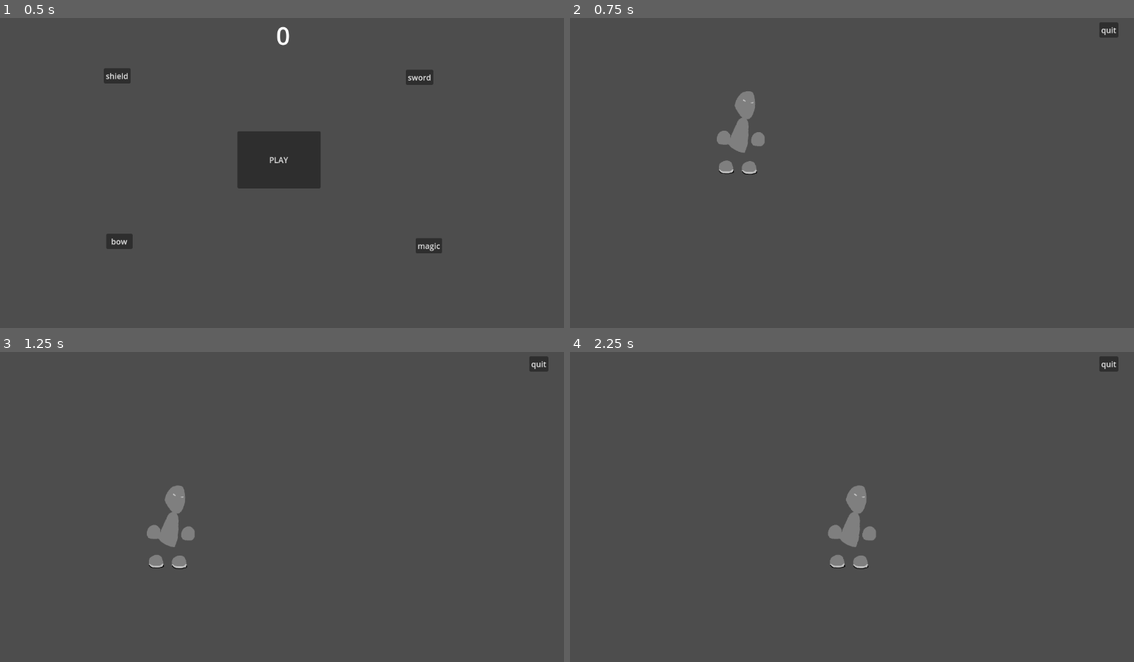
Above: before the commit, frames 1-4 (two rows, left to right).
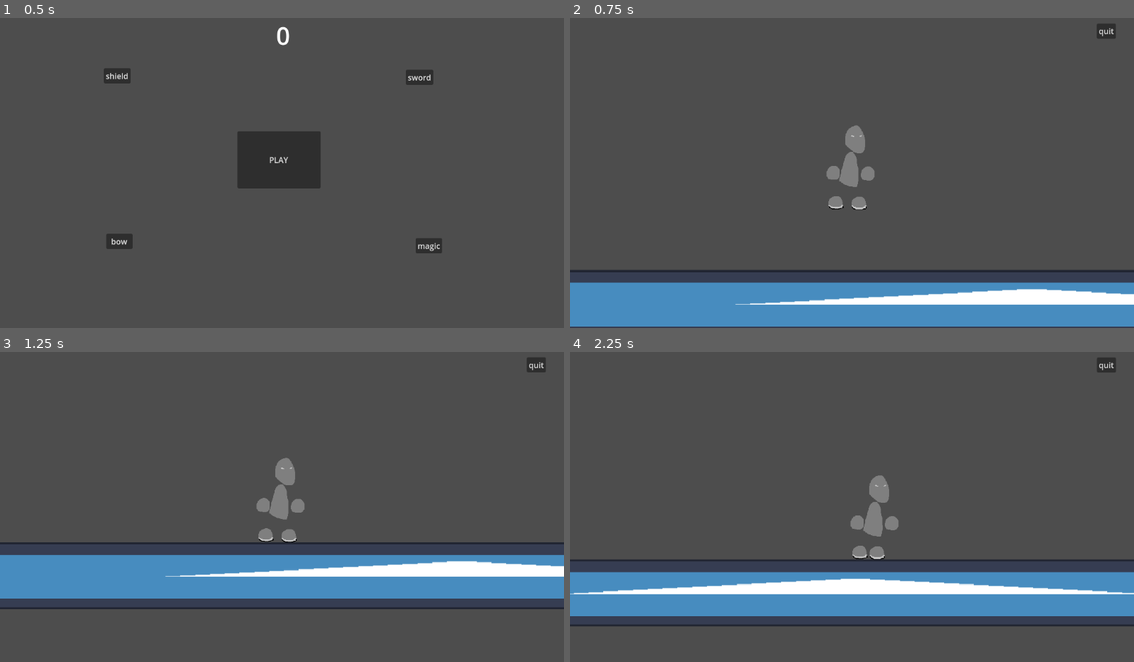
Above: after the commit, the same moments.

Repository: MORF11/gd_sns
Game: Godot game, scene res://main.tscn
Same seed, same stepped clock (60 frames per second), same inputs: the game is played once before the commit and once after it. The engine's default icon, where the game draws it, is replaced by a stand-in: a white triangle on a blue panel in a dark square.
Inputs (mouse positions are in pixels of both pictures, inside the frame that each line leads up to):
- Up to frame 1 (0.5 s): no input
- Up to frame 2 (0.75 s): click "PLAY" at 0.5 s
- Up to frame 3 (1.25 s): no input
- Up to frame 4 (2.25 s): tap Enter at 1.25 s; move the mouse to (976, 488) at 1.27 s; press the mouse at (976, 488) at 1.28 s; hold D (right) 1.28-2 s; tap Up (ui_up) at 1.52 s; tap Middle mouse button (ult) at 1.55 s; release the mouse at (976, 488) at 2 s; drag from (739, 519) to (823, 565) at 2.02 s

Frame 1 is identical in both runs. In frame 2, 17% of the frame differs, in the area x 0-100%, y 1-100%; in frame 3, 17%; in frame 4, 17%, in the area x 0-100%, y 1-89%.

Commit message:
abube

Diff:
--- a/sns_minigames/bow.tscn
+++ b/sns_minigames/bow.tscn
@@ -1,10 +1,14 @@
-[gd_scene load_steps=8 format=3 uid="uid://itojpg6nq204"]
+[gd_scene load_steps=12 format=3 uid="uid://itojpg6nq204"]
 
 [ext_resource type="Texture2D" uid="uid://b08mv82n1aiaj" path="res://icon.svg" id="1_2of8d"]
 [ext_resource type="Script" uid="uid://38ekk2owvakp" path="res://plr_bow.gd" id="1_cx05r"]
 [ext_resource type="Script" uid="uid://qclm27ov21l7" path="res://staff.gd" id="2_60xqc"]
+[ext_resource type="Texture2D" uid="uid://dqwrf244403r8" path="res://assets/hand.png" id="3_qlpkw"]
 [ext_resource type="Script" uid="uid://crpkyomcixxwf" path="res://score_bow.gd" id="4_cx05r"]
 [ext_resource type="Script" uid="uid://bi1f210344upa" path="res://prgrs_bar.gd" id="5_58rgb"]
+[ext_resource type="Texture2D" uid="uid://d3vkk8ca7140p" path="res://assets/head.png" id="7_3o7jq"]
+[ext_resource type="Texture2D" uid="uid://b7fhjxu4o7ixa" path="res://assets/body.png" id="8_srotc"]
+[ext_resource type="Texture2D" uid="uid://c0n8tfyb5rt70" path="res://assets/foot.png" id="9_swcsf"]
 
 [sub_resource type="StyleBoxFlat" id="StyleBoxFlat_a60kk"]
 bg_color = Color(0.32578987, 0.32578987, 0.32578987, 1)
@@ -15,23 +19,29 @@
 [node name="Node2D" type="Node2D"]
 script = ExtResource("1_cx05r")
 
-[node name="Icon" type="Sprite2D" parent="."]
-position = Vector2(106, 538)
-texture = ExtResource("1_2of8d")
+[node name="targets" type="Node2D" parent="."]
 
 [node name="Node2D" type="Node2D" parent="."]
-position = Vector2(107, 542)
+position = Vector2(107, 541)
 scale = Vector2(0.359375, 1)
 script = ExtResource("2_60xqc")
 
+[node name="Arm" type="Sprite2D" parent="Node2D"]
+position = Vector2(386.7826, -72)
+scale = Vector2(2.7826087, 1)
+texture = ExtResource("3_qlpkw")
+
 [node name="staff" type="Sprite2D" parent="Node2D"]
-position = Vector2(314.435, -59)
-rotation = -0.0925025
-scale = Vector2(1, 1.44608)
-skew = -0.0925025
+position = Vector2(347.82608, -77)
+rotation = -0.050463982
+scale = Vector2(1.4113667, 1.6622256)
+skew = -0.32231975
 texture = ExtResource("1_2of8d")
 
-[node name="targets" type="Node2D" parent="."]
+[node name="Arm2" type="Sprite2D" parent="Node2D"]
+position = Vector2(191.99997, -40)
+scale = Vector2(2.7826087, 1)
+texture = ExtResource("3_qlpkw")
 
 [node name="score" type="Label" parent="."]
 offset_left = 552.0
@@ -54,3 +64,21 @@
 fill_mode = 3
 show_percentage = false
 script = ExtResource("5_58rgb")
+
+[node name="Head" type="Sprite2D" parent="."]
+position = Vector2(129, 404)
+texture = ExtResource("7_3o7jq")
+
+[node name="Body" type="Sprite2D" parent="."]
+position = Vector2(119, 507.1521)
+scale = Vector2(1.3, 1.3)
+texture = ExtResource("8_srotc")
+
+[node name="Leg" type="Sprite2D" parent="."]
+position = Vector2(63, 617.4021)
+texture = ExtResource("9_swcsf")
+
+[node name="Leg2" type="Sprite2D" parent="."]
+position = Vector2(120.08055, 612.9552)
+scale = Vector2(1.01, 1)
+texture = ExtResource("9_swcsf")
--- /dev/null
+++ b/sns_minigames/camtar.gd
@@ -0,0 +1,14 @@
+extends Node2D
+
+var sp = 3
+
+func _process(_delta: float) -> void:
+	if position.distance_to($"../CharacterBody2D".position) != 0:
+		if position.distance_to($"../CharacterBody2D".position) > 70:
+			sp = 7
+		else:
+			sp = 5
+		position.x = move_toward(position.x,$"../CharacterBody2D".position.x,sp)
+		position.y = move_toward(position.y,$"../CharacterBody2D".position.y,sp)
+		$"..".get_parent().get_child(5).position = Vector2(position.x+500,position.y-300)
+		print(sp)
--- a/sns_minigames/char.gd
+++ b/sns_minigames/char.gd
@@ -5,6 +5,11 @@
 @export var ult_dmg = 0
 @export var rg_dmg = 0
 var j_fl = false
+var side = 'r'
+
+func _ready() -> void:
+	$AnimationPlayer.play("idle")
+
 
 func _physics_process(delta):
 	if not is_on_floor():
@@ -14,18 +19,21 @@
 			j_fl = false
 
 	if Input.is_action_pressed("up") and is_on_floor():
-		velocity.y += -1300
+		velocity.y += -2000
 		j_fl = true
 
 	if Input.is_action_pressed("right") and abs(velocity.x) < 500:
-		velocity.x += 30
-		if global_scale.x != 0.6:
-			global_scale.x = 0.6
+		velocity.x += 100
+		$AnimationPlayer.play("walk")
+		if side != 'r':
+			scale.x = -0.6
+			side = 'r'
 	elif Input.is_action_pressed("left") and abs(velocity.x) < 500:
-		velocity.x -= 30
-		if scale.x != -0.6:
+		velocity.x -= 100
+		$AnimationPlayer.play("walk")
+		if side != 'l':
 			scale.x = -0.6
-			print(global_scale.x," ",global_scale.y," ",scale.x," ",scale.y,"\n")
+			side = 'l'
 
 	if Input.is_action_pressed("atack"):
 		print(1)
@@ -34,5 +42,8 @@
 	elif Input.is_action_pressed("ult"):
 		print(3)
 
+	if not Input.is_anything_pressed():
+		$AnimationPlayer.play("idle")
+
 	velocity *= 0.92
 	move_and_slide()
--- a/sns_minigames/char.tscn
+++ b/sns_minigames/char.tscn
@@ -8,6 +8,181 @@
 
 [sub_resource type="RectangleShape2D" id="RectangleShape2D_2knqw"]
 size = Vector2(169, 287)
+
+[sub_resource type="Animation" id="Animation_0e1sv"]
+length = 0.001
+tracks/0/type = "value"
+tracks/0/imported = false
+tracks/0/enabled = true
+tracks/0/path = NodePath("Head:position")
+tracks/0/interp = 1
+tracks/0/loop_wrap = true
+tracks/0/keys = {
+"times": PackedFloat32Array(0),
+"transitions": PackedFloat32Array(1),
+"update": 0,
+"values": [Vector2(13, -106.402084)]
+}
+tracks/1/type = "value"
+tracks/1/imported = false
+tracks/1/enabled = true
+tracks/1/path = NodePath("Body:position")
+tracks/1/interp = 1
+tracks/1/loop_wrap = true
+tracks/1/keys = {
+"times": PackedFloat32Array(0),
+"transitions": PackedFloat32Array(1),
+"update": 0,
+"values": [Vector2(3, -3.2500093)]
+}
+tracks/2/type = "value"
+tracks/2/imported = false
+tracks/2/enabled = true
+tracks/2/path = NodePath("Arm:position")
+tracks/2/interp = 1
+tracks/2/loop_wrap = true
+tracks/2/keys = {
+"times": PackedFloat32Array(0),
+"transitions": PackedFloat32Array(1),
+"update": 0,
+"values": [Vector2(-62, 10)]
+}
+tracks/3/type = "value"
+tracks/3/imported = false
+tracks/3/enabled = true
+tracks/3/path = NodePath("Arm2:position")
+tracks/3/interp = 1
+tracks/3/loop_wrap = true
+tracks/3/keys = {
+"times": PackedFloat32Array(0),
+"transitions": PackedFloat32Array(1),
+"update": 0,
+"values": [Vector2(55, 15)]
+}
+tracks/4/type = "value"
+tracks/4/imported = false
+tracks/4/enabled = true
+tracks/4/path = NodePath("Arm:scale")
+tracks/4/interp = 1
+tracks/4/loop_wrap = true
+tracks/4/keys = {
+"times": PackedFloat32Array(0),
+"transitions": PackedFloat32Array(1),
+"update": 0,
+"values": [Vector2(1, 1)]
+}
+tracks/5/type = "value"
+tracks/5/imported = false
+tracks/5/enabled = true
+tracks/5/path = NodePath("Head:rotation")
+tracks/5/interp = 1
+tracks/5/loop_wrap = true
+tracks/5/keys = {
+"times": PackedFloat32Array(0),
+"transitions": PackedFloat32Array(1),
+"update": 0,
+"values": [0.31066862]
+}
+tracks/6/type = "value"
+tracks/6/imported = false
+tracks/6/enabled = true
+tracks/6/path = NodePath("Leg:position")
+tracks/6/interp = 1
+tracks/6/loop_wrap = true
+tracks/6/keys = {
+"times": PackedFloat32Array(0),
+"transitions": PackedFloat32Array(1),
+"update": 0,
+"values": [Vector2(-53, 107)]
+}
+tracks/7/type = "value"
+tracks/7/imported = false
+tracks/7/enabled = true
+tracks/7/path = NodePath("Leg2:position")
+tracks/7/interp = 1
+tracks/7/loop_wrap = true
+tracks/7/keys = {
+"times": PackedFloat32Array(0),
+"transitions": PackedFloat32Array(1),
+"update": 0,
+"values": [Vector2(26, 109)]
+}
+tracks/8/type = "value"
+tracks/8/imported = false
+tracks/8/enabled = true
+tracks/8/path = NodePath("Body:rotation")
+tracks/8/interp = 1
+tracks/8/loop_wrap = true
+tracks/8/keys = {
+"times": PackedFloat32Array(0),
+"transitions": PackedFloat32Array(1),
+"update": 0,
+"values": [0.15533431]
+}
+
+[sub_resource type="Animation" id="Animation_aukrg"]
+resource_name = "atack"
+length = 0.25
+tracks/0/type = "value"
+tracks/0/imported = false
+tracks/0/enabled = true
+tracks/0/path = NodePath("Head:position")
+tracks/0/interp = 1
+tracks/0/loop_wrap = true
+tracks/0/keys = {
+"times": PackedFloat32Array(0, 0.1, 0.23333333),
+"transitions": PackedFloat32Array(1, 1, 1),
+"update": 0,
+"values": [Vector2(13, -106.402084), Vector2(19, -110), Vector2(13, -106.402)]
+}
+tracks/1/type = "value"
+tracks/1/imported = false
+tracks/1/enabled = true
+tracks/1/path = NodePath("Body:position")
+tracks/1/interp = 1
+tracks/1/loop_wrap = true
+tracks/1/keys = {
+"times": PackedFloat32Array(0, 0.1, 0.23333333),
+"transitions": PackedFloat32Array(1, 1, 1),
+"update": 0,
+"values": [Vector2(3, -3.2500093), Vector2(8, -10), Vector2(3, -3.2500093)]
+}
+tracks/2/type = "value"
+tracks/2/imported = false
+tracks/2/enabled = true
+tracks/2/path = NodePath("Arm:position")
+tracks/2/interp = 1
+tracks/2/loop_wrap = true
+tracks/2/keys = {
+"times": PackedFloat32Array(0, 0.1, 0.2424757),
+"transitions": PackedFloat32Array(1, 1, 1),
+"update": 0,
+"values": [Vector2(-62, 10), Vector2(170, -68), Vector2(-62, 10)]
+}
+tracks/3/type = "value"
+tracks/3/imported = false
+tracks/3/enabled = true
+tracks/3/path = NodePath("Arm:scale")
+tracks/3/interp = 1
+tracks/3/loop_wrap = true
+tracks/3/keys = {
+"times": PackedFloat32Array(0, 0.1, 0.25),
+"transitions": PackedFloat32Array(1, 1, 1),
+"update": 0,
+"values": [Vector2(1, 1), Vector2(3.3361988, 4), Vector2(1, 1)]
+}
+tracks/4/type = "value"
+tracks/4/imported = false
+tracks/4/enabled = true
+tracks/4/path = NodePath("Arm2:position")
+tracks/4/interp = 1
+tracks/4/loop_wrap = true
+tracks/4/keys = {
+"times": PackedFloat32Array(0, 0.1, 0.25),
+"transitions": PackedFloat32Array(1, 1, 1),
+"update": 0,
+"values": [Vector2(55, 15), Vector2(44, 27), Vector2(55, 15)]
+}
 
 [sub_resource type="Animation" id="Animation_4qfe4"]
 resource_name = "idle"
@@ -60,180 +235,29 @@
 "update": 0,
 "values": [Vector2(55, 15), Vector2(55, 7), Vector2(55, 15)]
 }
-
-[sub_resource type="Animation" id="Animation_0e1sv"]
-length = 0.001
-tracks/0/type = "value"
-tracks/0/imported = false
-tracks/0/enabled = true
-tracks/0/path = NodePath("Head:position")
-tracks/0/interp = 1
-tracks/0/loop_wrap = true
-tracks/0/keys = {
-"times": PackedFloat32Array(0),
-"transitions": PackedFloat32Array(1),
-"update": 0,
-"values": [Vector2(13, -106.402084)]
-}
-tracks/1/type = "value"
-tracks/1/imported = false
-tracks/1/enabled = true
-tracks/1/path = NodePath("Body:position")
-tracks/1/interp = 1
-tracks/1/loop_wrap = true
-tracks/1/keys = {
-"times": PackedFloat32Array(0),
-"transitions": PackedFloat32Array(1),
-"update": 0,
-"values": [Vector2(3, -3.2500093)]
-}
-tracks/2/type = "value"
-tracks/2/imported = false
-tracks/2/enabled = true
-tracks/2/path = NodePath("Arm:position")
-tracks/2/interp = 1
-tracks/2/loop_wrap = true
-tracks/2/keys = {
-"times": PackedFloat32Array(0),
-"transitions": PackedFloat32Array(1),
-"update": 0,
-"values": [Vector2(-62, 10)]
-}
-tracks/3/type = "value"
-tracks/3/imported = false
-tracks/3/enabled = true
-tracks/3/path = NodePath("Arm2:position")
-tracks/3/interp = 1
-tracks/3/loop_wrap = true
-tracks/3/keys = {
-"times": PackedFloat32Array(0),
-"transitions": PackedFloat32Array(1),
-"update": 0,
-"values": [Vector2(55, 15)]
-}
 tracks/4/type = "value"
 tracks/4/imported = false
 tracks/4/enabled = true
-tracks/4/path = NodePath("Arm:scale")
+tracks/4/path = NodePath("Head:rotation")
 tracks/4/interp = 1
 tracks/4/loop_wrap = true
 tracks/4/keys = {
-"times": PackedFloat32Array(0),
-"transitions": PackedFloat32Array(1),
-"update": 0,
-"values": [Vector2(1, 1)]
+"times": PackedFloat32Array(0, 1),
+"transitions": PackedFloat32Array(1, 1),
+"update": 0,
+"values": [0.0, 0.0]
 }
 tracks/5/type = "value"
 tracks/5/imported = false
 tracks/5/enabled = true
-tracks/5/path = NodePath("Head:rotation")
+tracks/5/path = NodePath("Body:rotation")
 tracks/5/interp = 1
 tracks/5/loop_wrap = true
 tracks/5/keys = {
-"times": PackedFloat32Array(0),
-"transitions": PackedFloat32Array(1),
-"update": 0,
-"values": [0.31066862]
-}
-tracks/6/type = "value"
-tracks/6/imported = false
-tracks/6/enabled = true
-tracks/6/path = NodePath("Leg:position")
-tracks/6/interp = 1
-tracks/6/loop_wrap = true
-tracks/6/keys = {
-"times": PackedFloat32Array(0),
-"transitions": PackedFloat32Array(1),
-"update": 0,
-"values": [Vector2(-53, 107)]
-}
-tracks/7/type = "value"
-tracks/7/imported = false
-tracks/7/enabled = true
-tracks/7/path = NodePath("Leg2:position")
-tracks/7/interp = 1
-tracks/7/loop_wrap = true
-tracks/7/keys = {
-"times": PackedFloat32Array(0),
-"transitions": PackedFloat32Array(1),
-"update": 0,
-"values": [Vector2(26, 109)]
-}
-tracks/8/type = "value"
-tracks/8/imported = false
-tracks/8/enabled = true
-tracks/8/path = NodePath("Body:rotation")
-tracks/8/interp = 1
-tracks/8/loop_wrap = true
-tracks/8/keys = {
-"times": PackedFloat32Array(0),
-"transitions": PackedFloat32Array(1),
-"update": 0,
-"values": [0.15533431]
-}
-
-[sub_resource type="Animation" id="Animation_aukrg"]
-resource_name = "atack"
-length = 0.25
-tracks/0/type = "value"
-tracks/0/imported = false
-tracks/0/enabled = true
-tracks/0/path = NodePath("Head:position")
-tracks/0/interp = 1
-tracks/0/loop_wrap = true
-tracks/0/keys = {
-"times": PackedFloat32Array(0, 0.1, 0.23333333),
-"transitions": PackedFloat32Array(1, 1, 1),
-"update": 0,
-"values": [Vector2(13, -106.402084), Vector2(19, -110), Vector2(13, -106.402)]
-}
-tracks/1/type = "value"
-tracks/1/imported = false
-tracks/1/enabled = true
-tracks/1/path = NodePath("Body:position")
-tracks/1/interp = 1
-tracks/1/loop_wrap = true
-tracks/1/keys = {
-"times": PackedFloat32Array(0, 0.1, 0.23333333),
-"transitions": PackedFloat32Array(1, 1, 1),
-"update": 0,
-"values": [Vector2(3, -3.2500093), Vector2(8, -10), Vector2(3, -3.2500093)]
-}
-tracks/2/type = "value"
-tracks/2/imported = false
-tracks/2/enabled = true
-tracks/2/path = NodePath("Arm:position")
-tracks/2/interp = 1
-tracks/2/loop_wrap = true
-tracks/2/keys = {
-"times": PackedFloat32Array(0, 0.1, 0.2424757),
-"transitions": PackedFloat32Array(1, 1, 1),
-"update": 0,
-"values": [Vector2(-62, 10), Vector2(170, -68), Vector2(-62, 10)]
-}
-tracks/3/type = "value"
-tracks/3/imported = false
-tracks/3/enabled = true
-tracks/3/path = NodePath("Arm:scale")
-tracks/3/interp = 1
-tracks/3/loop_wrap = true
-tracks/3/keys = {
-"times": PackedFloat32Array(0, 0.1, 0.25),
-"transitions": PackedFloat32Array(1, 1, 1),
-"update": 0,
-"values": [Vector2(1, 1), Vector2(3.3361988, 4), Vector2(1, 1)]
-}
-tracks/4/type = "value"
-tracks/4/imported = false
-tracks/4/enabled = true
-tracks/4/path = NodePath("Arm2:position")
-tracks/4/interp = 1
-tracks/4/loop_wrap = true
-tracks/4/keys = {
-"times": PackedFloat32Array(0, 0.1, 0.25),
-"transitions": PackedFloat32Array(1, 1, 1),
-"update": 0,
-"values": [Vector2(55, 15), Vector2(44, 27), Vector2(55, 15)]
+"times": PackedFloat32Array(-0.06666668, 1),
+"transitions": PackedFloat32Array(1, 1),
+"update": 0,
+"values": [0.0, 0.0]
 }
 
 [sub_resource type="Animation" id="Animation_63ads"]
--- a/sns_minigames/magic.tscn
+++ b/sns_minigames/magic.tscn
@@ -1,9 +1,13 @@
-[gd_scene load_steps=18 format=3 uid="uid://d2pb6rwew1d77"]
+[gd_scene load_steps=22 format=3 uid="uid://d2pb6rwew1d77"]
 
 [ext_resource type="Texture2D" uid="uid://b08mv82n1aiaj" path="res://icon.svg" id="1_hmia2"]
+[ext_resource type="Texture2D" uid="uid://d3vkk8ca7140p" path="res://assets/head.png" id="1_uxcsw"]
+[ext_resource type="Texture2D" uid="uid://b7fhjxu4o7ixa" path="res://assets/body.png" id="2_afyye"]
 [ext_resource type="Script" uid="uid://doqrsysx1f1cu" path="res://plr_mg.gd" id="2_b36ka"]
 [ext_resource type="Script" uid="uid://qclm27ov21l7" path="res://staff.gd" id="2_yagwd"]
-[ext_resource type="Texture2D" uid="uid://bf58feyuusp70" path="res://bubble.png" id="3_b36ka"]
+[ext_resource type="Texture2D" uid="uid://bf58feyuusp70" path="res://assets/bubble.png" id="3_b36ka"]
+[ext_resource type="Texture2D" uid="uid://dqwrf244403r8" path="res://assets/hand.png" id="3_h157y"]
+[ext_resource type="Texture2D" uid="uid://c0n8tfyb5rt70" path="res://assets/foot.png" id="4_4bjrh"]
 [ext_resource type="Script" uid="uid://000yplknl2dm" path="res://score_mg.gd" id="5_sxt0a"]
 [ext_resource type="Script" uid="uid://bi1f210344upa" path="res://prgrs_bar.gd" id="6_t6nvo"]
 
@@ -63,23 +67,47 @@
 
 [node name="Node2D" type="Node2D"]
 
+[node name="Head" type="Sprite2D" parent="."]
+position = Vector2(129, 404)
+texture = ExtResource("1_uxcsw")
+
+[node name="Body" type="Sprite2D" parent="."]
+position = Vector2(119, 507.1521)
+scale = Vector2(1.3, 1.3)
+texture = ExtResource("2_afyye")
+
+[node name="Leg" type="Sprite2D" parent="."]
+position = Vector2(63, 617.4021)
+texture = ExtResource("4_4bjrh")
+
+[node name="Leg2" type="Sprite2D" parent="."]
+position = Vector2(120.08055, 612.9552)
+scale = Vector2(1.01, 1)
+texture = ExtResource("4_4bjrh")
+
 [node name="targets" type="Node2D" parent="."]
-
-[node name="Icon" type="Sprite2D" parent="."]
-position = Vector2(106, 537)
-texture = ExtResource("1_hmia2")
 
 [node name="Node2D" type="Node2D" parent="."]
 position = Vector2(107, 541)
 scale = Vector2(0.359375, 1)
 script = ExtResource("2_yagwd")
 
+[node name="Arm" type="Sprite2D" parent="Node2D"]
+position = Vector2(300.52173, -64.11847)
+scale = Vector2(2.7826087, 1)
+texture = ExtResource("3_h157y")
+
 [node name="staff" type="Sprite2D" parent="Node2D"]
-position = Vector2(314.435, -59)
-rotation = -0.0925025
-scale = Vector2(1, 1.44608)
-skew = -0.0925025
+position = Vector2(384.5524, -65.4668)
+rotation = 0.16233543
+scale = Vector2(1.3125157, 2.2973108)
+skew = 0.7407249
 texture = ExtResource("1_hmia2")
+
+[node name="Arm2" type="Sprite2D" parent="Node2D"]
+position = Vector2(180.86954, -11)
+scale = Vector2(2.7826087, 1)
+texture = ExtResource("3_h157y")
 
 [node name="CharacterBody2D" type="CharacterBody2D" parent="."]
 position = Vector2(606, 303)
--- a/sns_minigames/main.tscn
+++ b/sns_minigames/main.tscn
@@ -56,6 +56,7 @@
 
 [node name="quit" type="Button" parent="."]
 visible = false
+top_level = true
 layout_mode = 0
 offset_left = 1081.0
 offset_top = 22.0
--- a/sns_minigames/plr_mg.gd
+++ b/sns_minigames/plr_mg.gd
@@ -32,7 +32,7 @@
 			tr.time = 1.8
 		elif score > 300:
 			tr.time = 1.5
-		tr.get_child(2).connect('timeout',loose)
+		tr.get_child(1).connect('timeout',loose)
 		$"../targets".add_child(tr)
 
 
--- a/sns_minigames/plr_swr.gd
+++ b/sns_minigames/plr_swr.gd
@@ -58,6 +58,8 @@
 		$Area2D.position = Vector2(-142,0)
 		$Area2D.visible = true
 		$Area2D/CollisionShape2D.disabled = false
+		$"../Body".flip_h = true
+		$"../Head".flip_h = true
 		tmng = 0
 		cd = 20
 	elif event.is_action_pressed("right") and cd <= 0:
@@ -65,6 +67,8 @@
 		$Area2D.position = Vector2(142,0)
 		$Area2D.visible = true
 		$Area2D/CollisionShape2D.disabled = false
+		$"../Body".flip_h = false
+		$"../Head".flip_h = false
 		tmng = 0
 		cd = 20
 	elif event.is_action_pressed("up") and cd <= 0:
--- a/sns_minigames/pltfrmr.tscn
+++ b/sns_minigames/pltfrmr.tscn
@@ -1,9 +1,11 @@
-[gd_scene load_steps=3 format=3 uid="uid://cr88suev44554"]
+[gd_scene load_steps=5 format=3 uid="uid://cr88suev44554"]
 
 [ext_resource type="PackedScene" uid="uid://vn2erbrxcr04" path="res://char.tscn" id="1_qtnqo"]
+[ext_resource type="Texture2D" uid="uid://b08mv82n1aiaj" path="res://icon.svg" id="2_dfa6w"]
+[ext_resource type="Script" uid="uid://cgqk43miwpiwp" path="res://camtar.gd" id="3_i76yi"]
 
 [sub_resource type="RectangleShape2D" id="RectangleShape2D_qtnqo"]
-size = Vector2(646, 20)
+size = Vector2(3864, 30)
 
 [node name="Node2D" type="Node2D"]
 
@@ -15,5 +17,17 @@
 position = Vector2(415, 480)
 
 [node name="CollisionShape2D" type="CollisionShape2D" parent="StaticBody2D"]
-position = Vector2(2, -12)
+position = Vector2(304, -7)
 shape = SubResource("RectangleShape2D_qtnqo")
+
+[node name="Icon" type="Sprite2D" parent="StaticBody2D"]
+position = Vector2(304.50006, 45.5)
+scale = Vector2(30.273438, 1.0703125)
+texture = ExtResource("2_dfa6w")
+
+[node name="camtar" type="Node2D" parent="."]
+position = Vector2(352, 198)
+script = ExtResource("3_i76yi")
+
+[node name="Camera2D" type="Camera2D" parent="camtar"]
+limit_enabled = false
--- a/sns_minigames/project.godot
+++ b/sns_minigames/project.godot
@@ -64,5 +64,6 @@
 
 [rendering]
 
+textures/canvas_textures/default_texture_filter=0
 renderer/rendering_method="gl_compatibility"
 renderer/rendering_method.mobile="gl_compatibility"
--- a/sns_minigames/staff.gd
+++ b/sns_minigames/staff.gd
@@ -2,3 +2,4 @@
 
 func _process(_delta: float) -> void:
 	$".".rotate(get_angle_to(get_global_mouse_position()))
+	$"../Head".rotate($"../Head".get_angle_to(get_global_mouse_position()))
--- a/sns_minigames/sword.tscn
+++ b/sns_minigames/sword.tscn
@@ -1,9 +1,12 @@
-[gd_scene load_steps=9 format=3 uid="uid://gasm3b8s7ihn"]
+[gd_scene load_steps=12 format=3 uid="uid://gasm3b8s7ihn"]
 
 [ext_resource type="Script" uid="uid://6dkii5enkssx" path="res://score_sw.gd" id="1_r76a6"]
 [ext_resource type="Script" uid="uid://dxqjkmws4pmd3" path="res://plr_swr.gd" id="2_dwvek"]
-[ext_resource type="Texture2D" uid="uid://b08mv82n1aiaj" path="res://icon.svg" id="3_rx5id"]
 [ext_resource type="Script" uid="uid://bi1f210344upa" path="res://prgrs_bar.gd" id="4_dwvek"]
+[ext_resource type="Texture2D" uid="uid://d3vkk8ca7140p" path="res://assets/head.png" id="5_fahsa"]
+[ext_resource type="Texture2D" uid="uid://b7fhjxu4o7ixa" path="res://assets/body.png" id="6_1o1wo"]
+[ext_resource type="Texture2D" uid="uid://dqwrf244403r8" path="res://assets/hand.png" id="7_k4l2t"]
+[ext_resource type="Texture2D" uid="uid://c0n8tfyb5rt70" path="res://assets/foot.png" id="8_12tba"]
 
 [sub_resource type="CircleShape2D" id="CircleShape2D_v4ynp"]
 radius = 68.0294
@@ -28,14 +31,11 @@
 script = ExtResource("1_r76a6")
 
 [node name="plr" type="Area2D" parent="."]
-position = Vector2(576, 580)
+position = Vector2(586, 517)
 script = ExtResource("2_dwvek")
 
 [node name="CollisionShape2D" type="CollisionShape2D" parent="plr"]
 shape = SubResource("CircleShape2D_v4ynp")
-
-[node name="Icon" type="Sprite2D" parent="plr"]
-texture = ExtResource("3_rx5id")
 
 [node name="Area2D" type="Area2D" parent="plr"]
 visible = false
@@ -46,9 +46,9 @@
 shape = SubResource("RectangleShape2D_83fnj")
 
 [node name="Sprite2D" type="Sprite2D" parent="plr/Area2D"]
-position = Vector2(-5.48363e-06, 0.500002)
-scale = Vector2(1.09375, 0.320313)
-texture = ExtResource("3_rx5id")
+position = Vector2(6.0000305, 3.0000043)
+scale = Vector2(3.1199996, 0.8300001)
+texture = ExtResource("7_k4l2t")
 
 [node name="lvl" type="ProgressBar" parent="."]
 offset_left = 7.0
@@ -63,5 +63,24 @@
 show_percentage = false
 script = ExtResource("4_dwvek")
 
+[node name="Head" type="Sprite2D" parent="."]
+position = Vector2(582, 407)
+texture = ExtResource("5_fahsa")
+
+[node name="Body" type="Sprite2D" parent="."]
+position = Vector2(586.00006, 518.00006)
+rotation = -0.09599311
+scale = Vector2(1.3, 1.3)
+texture = ExtResource("6_1o1wo")
+
+[node name="Leg" type="Sprite2D" parent="."]
+position = Vector2(556, 630)
+texture = ExtResource("8_12tba")
+
+[node name="Leg2" type="Sprite2D" parent="."]
+position = Vector2(612, 624)
+scale = Vector2(1.01, 1)
+texture = ExtResource("8_12tba")
+
 [connection signal="body_entered" from="plr" to="plr" method="_on_body_entered"]
 [connection signal="body_entered" from="plr/Area2D" to="plr" method="_on_area_2d_body_entered"]
--- a/sns_minigames/ui.gd
+++ b/sns_minigames/ui.gd
@@ -30,6 +30,7 @@
 	for c in $".".get_children():
 		if c is Node2D:
 			c.queue_free()
+	$quit.position = Vector2(1081,22)
 
 
 func _on_shield_button_down() -> void:
Renamed: sns_minigames/bubble.png -> sns_minigames/assets/bubble.png
Not shown, changed: sns_minigames/assets/bubble.png.import
Not shown, added: sns_minigames/camtar.gd.uid
